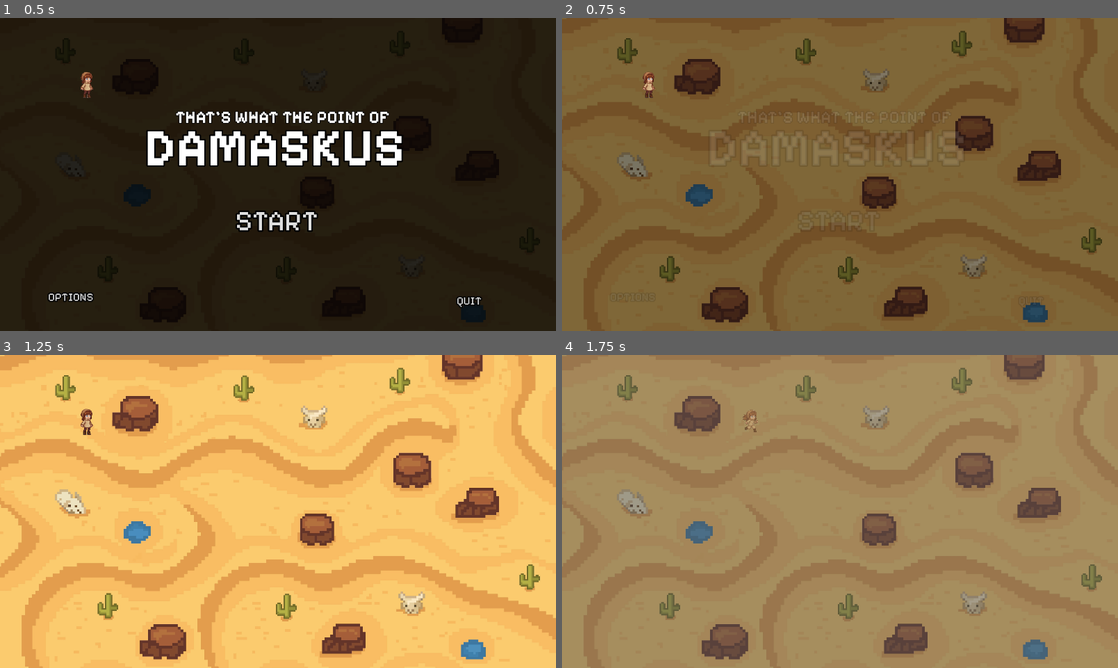
Above: before the commit, frames 1-4 (two rows, left to right).
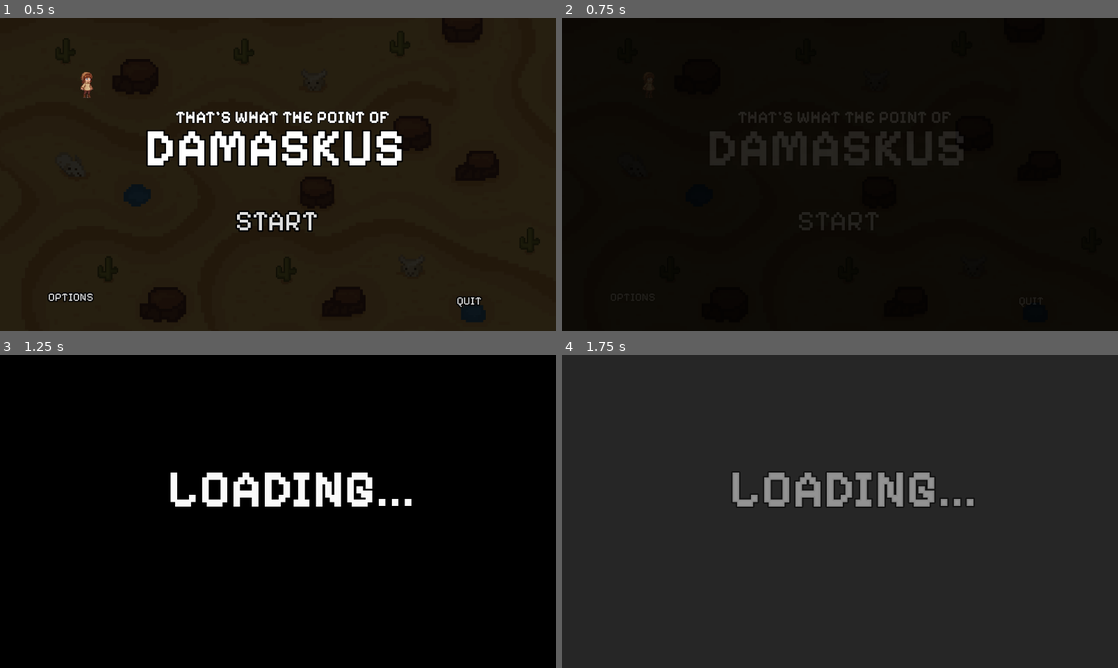
Above: after the commit, the same moments.

Repository: Lem0naise/damaskus
Game: Godot game, scene res://main_menu.tscn
The game is run twice, just before and just after one commit, with the same random seed, the same clock (stepped at 60 frames per second) and the same inputs.
Inputs:
- Up to frame 1 (0.5 s): no input
- Up to frame 2 (0.75 s): click "START" at 0.5 s
- Up to frame 3 (1.25 s): no input
- Up to frame 4 (1.75 s): tap Enter (ui_accept) at 1.25, 1.52 s; hold Right (ui_right) from 1.28 s (still down); hold A (ui_a) from 1.28 s (still down); tap E (pickup) at 1.35 s

Frame 1 is identical in both runs. In frame 2, 100% of the frame differs, in the area x 0-100%, y 0-100%; in frame 3, 100%; in frame 4, 100%.

Commit message:
Add audio assets and implement fade-in/out effects for main menu and ingame scenes

Diff:
--- a/ingame.tscn
+++ b/ingame.tscn
@@ -9,12 +9,17 @@
 [ext_resource type="Script" uid="uid://bqpvnetvb3g4y" path="res://scripts/core/LevelGenerator.gd" id="8_8g0if"]
 [ext_resource type="PackedScene" uid="uid://cnqvj8wry4nxi" path="res://scenes/ui/inventory_ui.tscn" id="8_inventory"]
 [ext_resource type="PackedScene" uid="uid://brxn5px8j3xkr" path="res://scenes/objects/mask.tscn" id="9_mask"]
-[ext_resource type="AudioStream" uid="uid://dnpxrx3bvq1mr" path="res://assets/output.wav" id="10_snqyf"]
+[ext_resource type="AudioStream" uid="uid://cooganjoa3xac" path="res://assets/mainSong.wav" id="10_snqyf"]
 
 [node name="Ingame" type="Node2D" unique_id=1079480780]
 script = ExtResource("1_ingamemanager")
 
-[node name="TextureRect" type="TextureRect" parent="." unique_id=1991267055]
+[node name="Black" type="ColorRect" parent="." unique_id=1474340527]
+offset_right = 1944.0
+offset_bottom = 1092.0
+color = Color(0, 0, 0, 1)
+
+[node name="Background" type="TextureRect" parent="." unique_id=1991267055]
 offset_left = -31.0
 offset_top = -50.0
 offset_right = 2160.0
--- a/main_menu.tscn
+++ b/main_menu.tscn
@@ -4,15 +4,35 @@
 [ext_resource type="Script" uid="uid://bjvbyqnuj0xmx" path="res://scripts/entities/PlayerMainMenu.gd" id="2_glbon"]
 [ext_resource type="Texture2D" uid="uid://c28f11wxipbai" path="res://assets/background.png" id="2_nlkkf"]
 [ext_resource type="FontFile" uid="uid://c0im8hsey1aa4" path="res://assets/PixelifySans-Bold.ttf" id="3_8qtwp"]
-[ext_resource type="AudioStream" uid="uid://dnpxrx3bvq1mr" path="res://assets/output.wav" id="3_fu7sn"]
 [ext_resource type="Texture2D" uid="uid://dnm3cowsiyvey" path="res://assets/gorgeous.png" id="3_glbon"]
 [ext_resource type="FontFile" uid="uid://cgtsjkccqjl0h" path="res://assets/PixelifySans-Regular.ttf" id="3_qe12f"]
+[ext_resource type="AudioStream" uid="uid://bbyafkd6u87ti" path="res://assets/mainmenu.wav" id="5_8qtwp"]
 [ext_resource type="Script" uid="uid://b1b838dtpkty8" path="res://scripts/core/GridManager.gd" id="5_glbon"]
 
 [node name="MainMenu" type="Control" unique_id=1050467227]
 layout_mode = 3
 anchors_preset = 0
 script = ExtResource("1_06t4h")
+
+[node name="Black" type="ColorRect" parent="." unique_id=951688467]
+layout_mode = 0
+offset_right = 1944.0
+offset_bottom = 1092.0
+color = Color(0, 0, 0, 1)
+
+[node name="Loading" type="Label" parent="Black" unique_id=403724561]
+modulate = Color(1, 1, 1, 0)
+layout_mode = 0
+offset_left = 234.0
+offset_top = 355.0
+offset_right = 1775.0
+offset_bottom = 572.0
+theme_override_colors/font_outline_color = Color(0, 0, 0, 1)
+theme_override_constants/outline_size = 20
+theme_override_fonts/font = ExtResource("3_8qtwp")
+theme_override_font_sizes/font_size = 180
+text = "LOADING..."
+horizontal_alignment = 1
 
 [node name="Background" type="TextureRect" parent="." unique_id=955506735]
 layout_mode = 0
@@ -114,7 +134,7 @@
 flat = true
 
 [node name="MusicPlayer" type="AudioStreamPlayer2D" parent="." unique_id=1153583541]
-stream = ExtResource("3_fu7sn")
+stream = ExtResource("5_8qtwp")
 autoplay = true
 
 [node name="Player2" type="CharacterBody2D" parent="." unique_id=906236154]
--- a/scripts/core/IngameManager.gd
+++ b/scripts/core/IngameManager.gd
@@ -5,4 +5,10 @@
 func _ready():
 	# Game objects now register themselves automatically
 	# No need to manually register walls and water
+
+	$Background.modulate.a = 0
+	var tween = create_tween().set_parallel(true).set_ease(Tween.EASE_IN_OUT).set_trans(Tween.TRANS_EXPO)
+
+	tween.tween_property($Background, "modulate:a", 1, 0.3)
+
 	print("Ingame scene ready")
--- a/scripts/entities/PlayerMainMenu.gd
+++ b/scripts/entities/PlayerMainMenu.gd
@@ -1,176 +1,152 @@
 extends CharacterBody2D
 class_name PlayerMainMenu
 
-# References
+# --- References ---
 @onready var grid_manager: GridManager = get_node("/root/MainMenu/GridManager")
 @onready var sprite: Sprite2D = $Sprite
 
-# Textures
-var texture_still: Texture2D = preload("res://assets/SpriteStillTransparent.png")
-var texture_walking: Texture2D = preload("res://assets/SpriteMovingTransparent.png")
+# UI Button References
+@onready var btn_start: Button = get_node("/root/MainMenu/UI_Layer/MenuBox/Btn_Start")
+@onready var btn_options: Button = get_node("/root/MainMenu/UI_Layer/MenuBox/Btn_Options")
+@onready var btn_quit: Button = get_node("/root/MainMenu/UI_Layer/MenuBox/Btn_Quit")
 
-# Sprite size (slightly smaller than grid cell)
-const SPRITE_SIZE = 360.0  # pixels
-
-# Movement
-var grid_position: Vector2i = Vector2i.ZERO
-var is_moving: bool = false
-var move_speed: float = 15.0  # Speed of grid transition animation
-
-# Input buffering
-var next_move: Vector2i = Vector2i.ZERO  # Only buffer one move
-var move_cooldown: float = 0.0
-const HELD_KEY_DELAY = 0.12  # Delay between moves when holding a key
-const HELD_KEY_INITIAL_DELAY = 0.25  # Initial delay before key starts repeating
-var held_key_timer: float = 0.0
-var last_held_direction: Vector2i = Vector2i.ZERO
-
-# Mask system
-enum MaskType { NONE, GOLEM, SPIRIT, MIRROR, MIMIC }
-var current_mask: MaskType = MaskType.NONE
-
-# Player state (NULL state by default)
-var is_intangible: bool = false  # Can walk through walls when true
-var properties: Array[String] = []  # Active properties from current mask
+# --- Configuration ---
+# Format: { Vector2i(x,y): "action_name" }
+var button_map: Dictionary = {}
 
 func _ready():
-	# Snap to grid at start
+	# 1. Setup Grid
 	if grid_manager:
 		grid_position = grid_manager.world_to_grid(global_position)
 		global_position = grid_manager.grid_to_world(grid_position)
-
-	# Start in NULL state (no mask)
-
-	# Set initial sprite
 	set_sprite_texture(texture_still)
 
+	# 2. DEFINE BUTTON AREAS HERE
+	# register_button_area(action_name, start_x, start_y, width, height)
+
+	# Example: Start button starts at (6,5), is 3 tiles wide, and 2 tiles high
+	register_button_area("start",   6, 5, 3, 2)
+
+	# Example: Options button starts at (1,6), is 3 tiles wide, 1 tile high
+	register_button_area("options", 1, 6, 3, 2)
+
+	# Example: Quit button starts at (6,10), is 3 tiles wide, 1 tile high
+	register_button_area("quit",    12, 7, 2, 2)
+
+# --- Helper to register a RECTANGLE of tiles ---
+func register_button_area(action: String, start_x: int, start_y: int, width: int, height: int):
+	for x in range(width):
+		for y in range(height):
+			var pos = Vector2i(start_x + x, start_y + y)
+			button_map[pos] = action
+
+	print("Registered '", action, "' area starting at (", start_x, ",", start_y, ") size: ", width, "x", height)
+
+# --- Standard Variables ---
+var texture_still: Texture2D = preload("res://assets/SpriteStillTransparent.png")
+var texture_walking: Texture2D = preload("res://assets/SpriteMovingTransparent.png")
+const SPRITE_SIZE = 360.0
+var grid_position: Vector2i = Vector2i.ZERO
+var is_moving: bool = false
+var move_duration: float = 0.18
+var next_move: Vector2i = Vector2i.ZERO
+var move_cooldown: float = 0.0
+const HELD_KEY_DELAY = 0.12
+const HELD_KEY_INITIAL_DELAY = 0.25
+var held_key_timer: float = 0.0
+var last_held_direction: Vector2i = Vector2i.ZERO
+var is_intangible: bool = true
+
 func _process(delta):
-	# Update cooldown timer
-	if move_cooldown > 0:
-		move_cooldown -= delta
-
-	# Update held key timer
-	if held_key_timer > 0:
-		held_key_timer -= delta
-
-	# Handle input
+	if move_cooldown > 0: move_cooldown -= delta
+	if held_key_timer > 0: held_key_timer -= delta
 	handle_input()
 
-	# Process movement
-	if is_moving:
-		animate_movement(delta)
-	elif next_move != Vector2i.ZERO and move_cooldown <= 0:
-		# Execute the one buffered move
+	if not is_moving and next_move != Vector2i.ZERO and move_cooldown <= 0:
 		var buffered_move = next_move
 		next_move = Vector2i.ZERO
 		try_move(buffered_move)
 
 func handle_input():
+	# 1. CHECK FOR E PRESSED
+	if Input.is_action_just_pressed("pickup"):
+		interact_with_menu()
+		return
+
+	# 2. Movement Input
 	var input_dir = Vector2i.ZERO
 	var is_just_pressed = false
 
-	# Check for just_pressed input (highest priority - always register)
 	if Input.is_action_just_pressed("ui_right") or Input.is_action_just_pressed("ui_d"):
-		input_dir = Vector2i.RIGHT
-		is_just_pressed = true
-		held_key_timer = HELD_KEY_INITIAL_DELAY
-		last_held_direction = input_dir
+		input_dir = Vector2i.RIGHT; is_just_pressed = true; held_key_timer = HELD_KEY_INITIAL_DELAY
 	elif Input.is_action_just_pressed("ui_left") or Input.is_action_just_pressed("ui_a"):
-		input_dir = Vector2i.LEFT
-		is_just_pressed = true
-		held_key_timer = HELD_KEY_INITIAL_DELAY
-		last_held_direction = input_dir
+		input_dir = Vector2i.LEFT; is_just_pressed = true; held_key_timer = HELD_KEY_INITIAL_DELAY
 	elif Input.is_action_just_pressed("ui_down") or Input.is_action_just_pressed("ui_s"):
-		input_dir = Vector2i.DOWN
-		is_just_pressed = true
-		held_key_timer = HELD_KEY_INITIAL_DELAY
-		last_held_direction = input_dir
+		input_dir = Vector2i.DOWN; is_just_pressed = true; held_key_timer = HELD_KEY_INITIAL_DELAY
 	elif Input.is_action_just_pressed("ui_up") or Input.is_action_just_pressed("ui_w"):
-		input_dir = Vector2i.UP
-		is_just_pressed = true
-		held_key_timer = HELD_KEY_INITIAL_DELAY
-		last_held_direction = input_dir
+		input_dir = Vector2i.UP; is_just_pressed = true; held_key_timer = HELD_KEY_INITIAL_DELAY
 
-	# If no just_pressed, check for held keys (only after initial delay)
 	if not is_just_pressed and not is_moving and move_cooldown <= 0 and held_key_timer <= 0:
-		if Input.is_action_pressed("ui_right") or Input.is_action_pressed("ui_d"):
-			input_dir = Vector2i.RIGHT
-		elif Input.is_action_pressed("ui_left") or Input.is_action_pressed("ui_a"):
-			input_dir = Vector2i.LEFT
-		elif Input.is_action_pressed("ui_down") or Input.is_action_pressed("ui_s"):
-			input_dir = Vector2i.DOWN
-		elif Input.is_action_pressed("ui_up") or Input.is_action_pressed("ui_w"):
-			input_dir = Vector2i.UP
-		else:
-			# No keys held, reset timer
-			held_key_timer = 0
-			last_held_direction = Vector2i.ZERO
+		if Input.is_action_pressed("ui_right") or Input.is_action_pressed("ui_d"): input_dir = Vector2i.RIGHT
+		elif Input.is_action_pressed("ui_left") or Input.is_action_pressed("ui_a"): input_dir = Vector2i.LEFT
+		elif Input.is_action_pressed("ui_down") or Input.is_action_pressed("ui_s"): input_dir = Vector2i.DOWN
+		elif Input.is_action_pressed("ui_up") or Input.is_action_pressed("ui_w"): input_dir = Vector2i.UP
+		else: held_key_timer = 0
 
-	# Process the input
 	if input_dir != Vector2i.ZERO:
-		if is_moving:
-			# Only buffer ONE move, and only the most recent
-			next_move = input_dir
-		elif move_cooldown <= 0:
-			# Execute immediately
-			try_move(input_dir)
+		if is_moving: next_move = input_dir
+		elif move_cooldown <= 0: try_move(input_dir)
+
+func interact_with_menu():
+	print("Player interaction at: ", grid_position)
+
+	# Check our lookup map for the current position
+	if button_map.has(grid_position):
+		var action = button_map[grid_position]
+		print("Triggers Action: ", action)
+
+		match action:
+			"start":
+				btn_start.pressed.emit()
+			"options":
+				btn_options.pressed.emit()
+			"quit":
+				btn_quit.pressed.emit()
+	else:
+		print("No button at this location.")
 
 func try_move(direction: Vector2i):
 	var target_grid_pos = grid_position + direction
-
-	# Check if move is valid
 	if can_move_to(target_grid_pos):
 		grid_position = target_grid_pos
 		is_moving = true
 		set_sprite_texture(texture_walking)
+		if direction == Vector2i.LEFT: sprite.flip_h = true
+		elif direction == Vector2i.RIGHT: sprite.flip_h = false
+		move_cooldown = HELD_KEY_DELAY
 
-		# Flip sprite horizontally based on left/right movement
-		if direction == Vector2i.LEFT:
-			sprite.flip_h = true
-		elif direction == Vector2i.RIGHT:
-			sprite.flip_h = false
+		# Tween Movement
+		var target_world_pos = grid_manager.grid_to_world(grid_position)
+		var tween = create_tween().set_trans(Tween.TRANS_SINE).set_ease(Tween.EASE_OUT)
+		tween.tween_property(self, "global_position", target_world_pos, move_duration)
+		tween.tween_callback(on_movement_finished)
 
-		move_cooldown = HELD_KEY_DELAY  # Set cooldown for next move
+func on_movement_finished():
+	is_moving = false
+	set_sprite_texture(texture_still)
+	if next_move != Vector2i.ZERO:
+		var buffered_move = next_move
+		next_move = Vector2i.ZERO
+		try_move(buffered_move)
 
 func can_move_to(target_pos: Vector2i) -> bool:
-	# Check if position is within bounds
-
-	# In NULL state (intangible), can move through solid objects
-	if is_intangible:
-		return true
-
-	# Check for solid tiles (walls, water, etc.)
-	if grid_manager.is_solid(target_pos):
-		return false
-
+	if not grid_manager: return false
+	if not grid_manager.is_valid_position(target_pos): return false
 	return true
 
-func animate_movement(delta):
-	var target_world_pos = grid_manager.grid_to_world(grid_position)
-
-	# Smoothly move towards target
-	global_position = global_position.move_toward(target_world_pos, move_speed * delta * grid_manager.TILE_SIZE)
-
-	# Check if reached target
-	if global_position.distance_to(target_world_pos) < 0.1:
-		global_position = target_world_pos
-		is_moving = false
-		set_sprite_texture(texture_still)
-		on_movement_complete()
-
-func on_movement_complete():
-	# Called when player reaches a new grid cell
-	# TODO: Check for pickups, triggers, etc.
-	pass
-
-# Helper function to set sprite texture and scale it to consistent size
 func set_sprite_texture(texture: Texture2D):
-	if not sprite:
-		sprite = $Sprite
-	if not sprite:
-		print("ERROR: Sprite node not found!")
-		return
-
+	if not sprite: sprite = $Sprite
+	if not sprite: return
 	sprite.texture = texture
 	if texture:
 		var texture_size = texture.get_size()
--- a/scripts/mainnmenu.gd
+++ b/scripts/mainnmenu.gd
@@ -49,6 +49,10 @@
 	# 2. Fade UI out quickly
 	tween.tween_property(%MenuBox, "modulate:a", 0.0, 0.3)
 
+	tween.tween_property($Player2, "modulate:a", 0.0, 0.3)#
+	tween.tween_property($Background, "modulate:a", 0.0, 0.3)
+	tween.tween_property($Black/Loading, "modulate:a", 1, 0.8)
+
 	# 3. Wait for tween to finish, then change scene
 	await tween.finished
 	get_tree().change_scene_to_file(GAME_SCENE_PATH)
Not shown, added: assets/mainSong.wav.import
Not shown, added: assets/mainmenu.wav.import
Not shown, added: assets/maintune.txt
Not shown: 1 places in ingame.tscn that only renumber resources
Not shown, added: assets/mainSong.wav
Not shown, added: assets/mainmenu.wav
